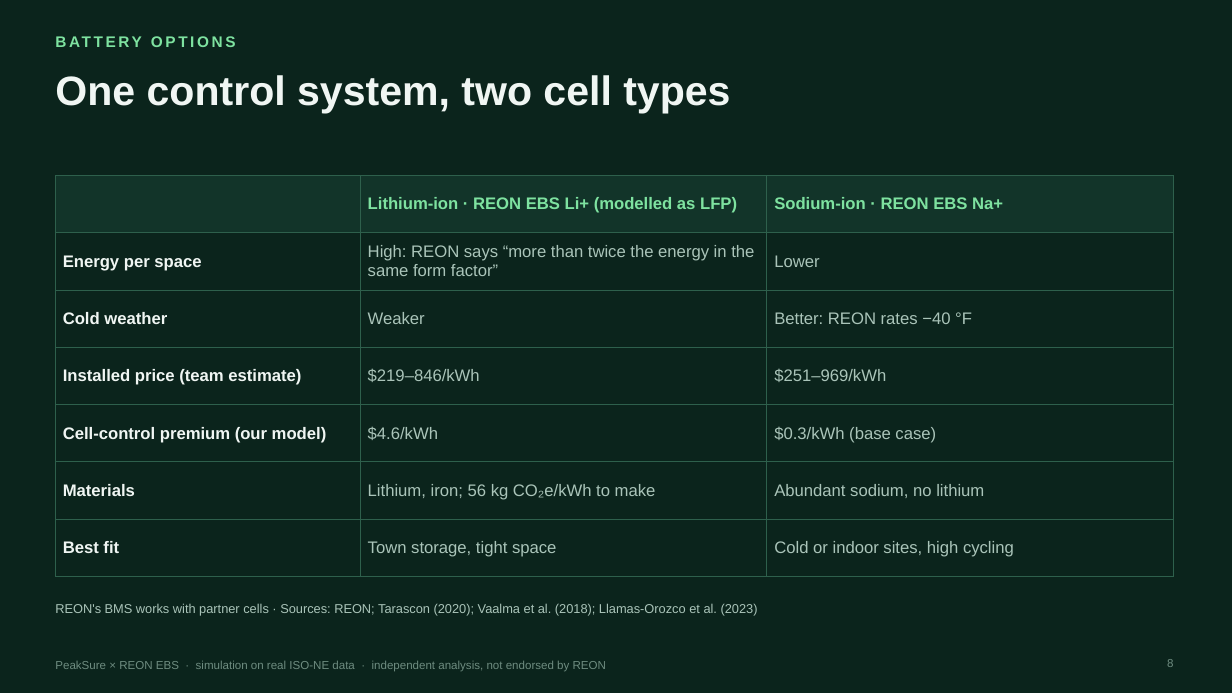
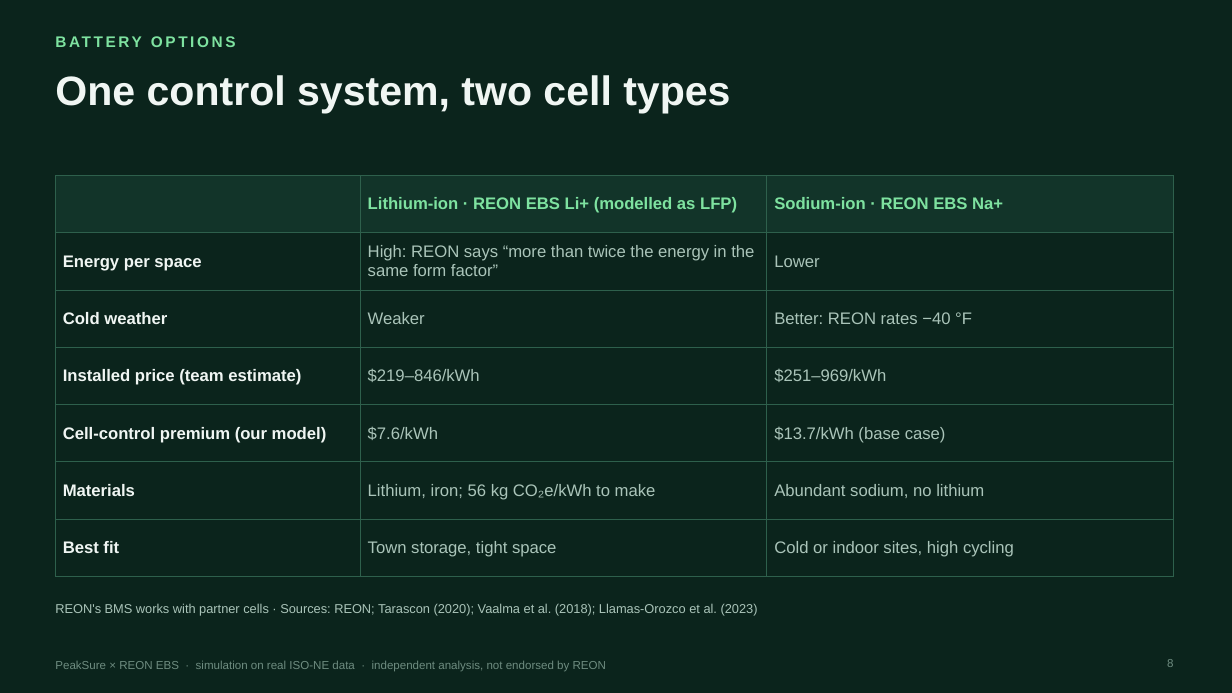
Before and after one commit to Bakdaulet-omeraiuly/peaksure, a slide deck: slide 8 of submission/PeakSure_deck.pptx. Drawn at 1232x693 pixels with LibreOffice and Linux fonts; fonts in the diff are those of the drawing. Boxes give left, top, right and bottom in pixels: in the first picture for what was removed or moved away, otherwise in the second. Text is boxed around its words. In the diff, an @@ line names an element or a change of style, - is before the commit and + after.

Commit message:
Remove CES wording from the site; refresh submission for the latest model run
- Site: base preset renamed "Base case: 2025 annual peak", "2h · base case",
  plant described as about 84 REON EBS blocks; CES text removed from the
  scenario panel, Findings, Product & cost and unused components
  (CESProfile removed)
- Deck and 4K video regenerated from the 8 Nov model run: drain 638 vs 201 kWh
  stranded, 3,855 vs 4,221 kWh delivered, 73% vs 66% peaks covered, healthy
  2-h battery +$7.4K/yr, faulty cells +$168K/yr
- submission/PRESENTATION_GUIDE.md: talk track, click-by-click demo, Q&A,
  checklist and numbers to remember

```diff
--- a/submission/PeakSure_deck.pptx
+++ b/submission/PeakSure_deck.pptx
@@ table at [55, 176, 1174, 561] @@
-row 5, column 2: $4.6/kWh
+row 5, column 2: $7.6/kWh
-row 5, column 3: $0.3/kWh (base case)
+row 5, column 3: $13.7/kWh (base case)
```
Also in this commit, not shown: 4 other slides changed, 13 other files.
